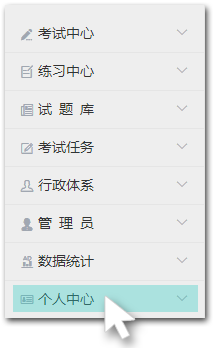
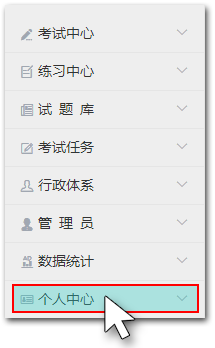
Layers edited between the first and the second 215 x 348 image:
added layer "图层 6" above "图层 1" over [12, 284, 199, 313]
